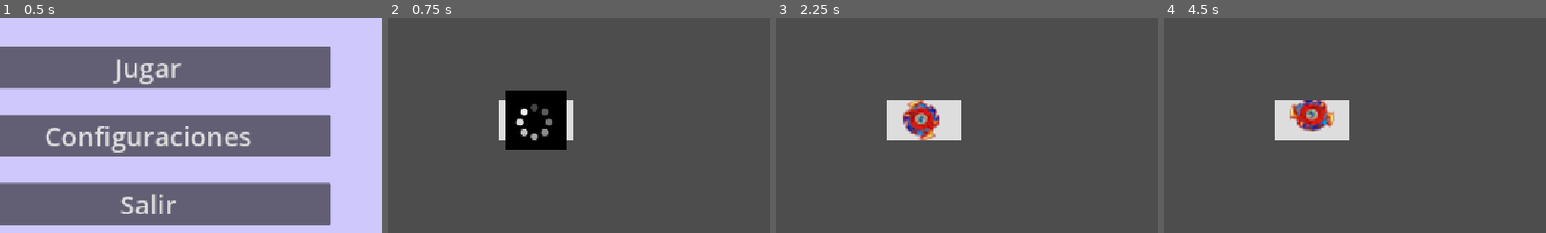
Above: before the commit, frames 1-4 (left to right).
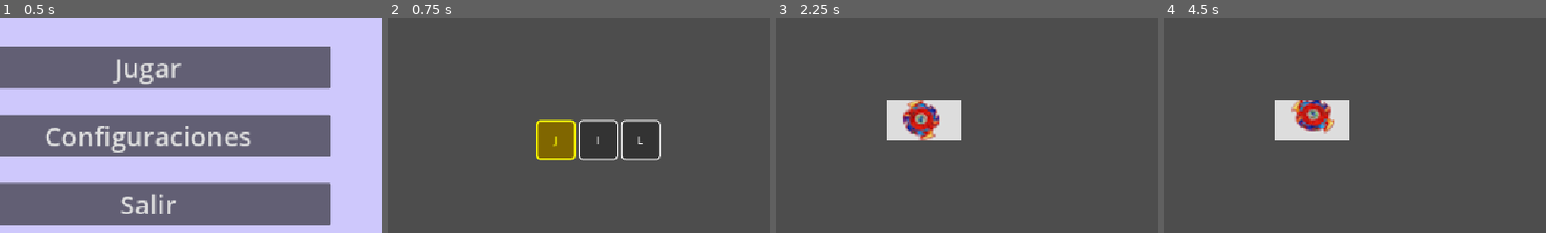
Above: after the commit, the same moments.

Repository: Bakudi/Jam_Juniperdev-spin
Game: Godot game, scene res://Scenes/menu.tscn
Two runs of this game, one before a commit and one after it. Both use one fixed random seed, a clock stepped at 60 frames per second and the inputs below. Sound files missing from this copy of the repository are replaced by a short silence.
Inputs:
- Up to frame 1 (0.5 s): no input
- Up to frame 2 (0.75 s): click "Jugar" at 0.5 s
- Up to frame 3 (2.25 s): tap Enter at 1.25 s; tap A (A) at 1.35 s; tap B (B) at 1.55, 2.1 s; tap Space (Iniciar) at 2 s
- Up to frame 4 (4.5 s): tap C (C) at 2.3, 2.85 s; tap D (D) at 3.05, 3.6 s; tap E (E) at 3.8, 4.35 s
The pictures show only the part of the screen within x 31-81%, y 26-76%; the shares and areas given below are measured in that part.

Frame 1 is identical in both runs. In frame 2, 9.5% of the frame differs, in the area x 29-72%, y 33-67%; in frame 3, nothing differs; in frame 4, 1.1%.

Commit message:
add: entretiempo y funcionalidad

Diff:
--- /dev/null
+++ b/Scenes/EntreTiempo.tscn
@@ -0,0 +1,16 @@
+[gd_scene format=3 uid="uid://bk4eax874656o"]
+
+[ext_resource type="Script" uid="uid://bk1vgdvcehgnt" path="res://Scenes/entre_tiempo.gd" id="1_tmmgi"]
+
+[node name="EntreTiempo" type="Node2D" unique_id=97347764]
+script = ExtResource("1_tmmgi")
+
+[node name="Camera2D" type="Camera2D" parent="." unique_id=1450790638]
+position = Vector2(579, 325)
+
+[node name="ContenedorTeclas" type="HBoxContainer" parent="Camera2D" unique_id=2117277540]
+offset_right = 40.0
+offset_bottom = 40.0
+
+[node name="LabelTeclaActiva" type="Label" parent="Camera2D/ContenedorTeclas" unique_id=2001441242]
+layout_mode = 2
--- /dev/null
+++ b/Scenes/GameState.tscn
@@ -0,0 +1,6 @@
+[gd_scene format=3 uid="uid://bhmyeu657lyqo"]
+
+[ext_resource type="Script" uid="uid://3ig8lc5lvmst" path="res://Scenes/game_state.gd" id="1_6swv3"]
+
+[node name="GameState" type="Node2D" unique_id=443844799]
+script = ExtResource("1_6swv3")
--- a/Scenes/Player/logica_tiempo.gd
+++ b/Scenes/Player/logica_tiempo.gd
@@ -33,9 +33,24 @@
 var niveles_restantes: Array = []
 
 func _ready():
-	PuntuacionVidas.reiniciar()
-	fill_shuffled()
-	crear_nivel()
+	if GameState.auto_iniciar:
+		GameState.auto_iniciar = false
+		niveles_restantes = GameState.niveles_restantes.duplicate()
+		nivel_actual_index = GameState.nivel_index_siguiente
+		nivel_actual_instancia = NIVELES[nivel_actual_index].instantiate()
+		add_child(nivel_actual_instancia)
+		input_registrado = false
+		$Input_Timer.wait_time = randf_range(1, 1.5)
+		randomStart_Await = randi_range(1, 2)
+		arreglo_utilizado = GameState.arreglo_utilizado.duplicate()
+		random_start = GameState.random_start
+		$Global_Timer.wait_time = ($Input_Timer.wait_time + randomStart_Await) * arreglo_utilizado.size() + 1
+		_iniciar_con_animacion()
+	else:
+		PuntuacionVidas.reiniciar()
+		fill_shuffled()
+		_preparar_siguiente_nivel()
+		get_tree().change_scene_to_file("res://Scenes/EntreTiempo.tscn")
 
 func fill_shuffled():
 	niveles_restantes = range(NIVELES.size())
@@ -45,7 +60,7 @@
 	if niveles_restantes.is_empty():
 		fill_shuffled()
 
-	randomStart_Await= randi_range(1,1.5)
+	randomStart_Await = randi_range(1, 2)
 	$Input_Timer.stop()
 	$Global_Timer.stop()
 	$Input_Timer.wait_time = randf_range(1, 1.5)
@@ -65,33 +80,54 @@
 	var random_array = randi_range(0, script_dif.arreglo_envio.size() - 1)
 	arreglo_utilizado = script_dif.arreglo_envio[random_array]
 	random_start = randi_range(0, arreglo_utilizado.size() - 1)
-	print(arreglo_utilizado,random_start)
-	$Global_Timer.wait_time = ($Input_Timer.wait_time + randomStart_Await)*arreglo_utilizado.size() + 1
+	print(arreglo_utilizado, random_start)
+	$Global_Timer.wait_time = ($Input_Timer.wait_time + randomStart_Await) * arreglo_utilizado.size() + 1
+
+func _preparar_siguiente_nivel():
+	if niveles_restantes.is_empty():
+		fill_shuffled()
+
+	var nuevo_index = niveles_restantes.pop_front()
+	while nuevo_index == nivel_actual_index:
+		nuevo_index = randi_range(0, NIVELES.size() - 1)
+
+	script_dif.definir_dificultad()
+	var random_array = randi_range(0, script_dif.arreglo_envio.size() - 1)
+	var arreglo_siguiente = script_dif.arreglo_envio[random_array]
+	var start_siguiente = randi_range(0, arreglo_siguiente.size() - 1)
+
+	print("PREPARANDO NIVEL - arreglo: ", arreglo_siguiente, " start: ", start_siguiente)
+
+	GameState.nivel_index_siguiente = nuevo_index
+	GameState.arreglo_utilizado = arreglo_siguiente.duplicate()
+	GameState.random_start = start_siguiente
+	GameState.niveles_restantes = niveles_restantes.duplicate()
+
 func _process(delta: float) -> void:
-
 	if Input.is_action_just_pressed("Iniciar") and $Global_Timer.time_left <= 0:
 		_iniciar_con_animacion()
 
 	if $Global_Timer.time_left <= 0:
 		return
+
+	if input_registrado:
+		return
+
 	var en_ventana: bool = $Input_Timer.time_left > 0
-	#Avisar la tecla a la persona - Pendiente
 	for tecla in arreglo_utilizado:
 		if Input.is_action_just_pressed(tecla):
-			if en_ventana and not input_registrado and tecla == arreglo_utilizado[random_start]:
+			if en_ventana and tecla == arreglo_utilizado[random_start]:
 				input_registrado = true
 				nivel_actual_instancia.get_node("AnimatedSprite2D").play("bien")
 				await nivel_actual_instancia.get_node("AnimatedSprite2D").animation_finished
 				nivel_actual_instancia.get_node("AnimatedSprite2D").play("idle")
-
 			else:
 				input_registrado = true
 				nivel_actual_instancia.get_node("AnimatedSprite2D").play("mal")
 				await nivel_actual_instancia.get_node("AnimatedSprite2D").animation_finished
 				nivel_actual_instancia.get_node("AnimatedSprite2D").play("idle")
-				print("Hijueputa")
 				perder_vida()
-
+			break
 
 func _iniciar_con_animacion() -> void:
 	animacion_inicio.visible = true
@@ -108,19 +144,16 @@
 	var duracion_original: float = audio_actual.stream.get_length()
 	var nueva_velocidad: float = duracion_original / duracion_deseada
 
-	# 1. Modificamos la velocidad física del audio
 	audio_actual.pitch_scale = nueva_velocidad
 
-	# 2. Corregimos el tono usando el efecto del bus personalizado
 	var bus_index = AudioServer.get_bus_index("PitchShift")
 	var efecto_pitch = AudioServer.get_bus_effect(bus_index, 0)
 	efecto_pitch.pitch_scale = 1.0 / nueva_velocidad
 
-	# 3. Le damos play al audio y al timer
 	print("sonido de inicio del juego")
 	audio_actual.play()
 	$Input_Timer.start()
-	print(arreglo_utilizado,random_start)
+	print(arreglo_utilizado, random_start)
 
 func perder_vida():
 	PuntuacionVidas.bajarVidas()
@@ -128,20 +161,19 @@
 	nivel_actual_instancia.get_node("AnimatedSprite2D").play("mal")
 	await nivel_actual_instancia.get_node("AnimatedSprite2D").animation_finished
 	nivel_actual_instancia.get_node("AnimatedSprite2D").play("idle")
-	if PuntuacionVidas.vida <=0:
+	if PuntuacionVidas.vida <= 0:
 		nivel_actual_instancia.get_node("AnimatedSprite2D").play("pierde")
 		await nivel_actual_instancia.get_node("AnimatedSprite2D").animation_finished
 		get_tree().change_scene_to_file("res://Scenes/menu.tscn")
 
 func _on_input_timer_timeout() -> void:
-	if $Global_Timer.time_left > 0 and $Global_Timer.time_left-$Input_Timer.time_left >= 0:
-
+	if $Global_Timer.time_left > 0 and $Global_Timer.time_left - $Input_Timer.time_left >= 0:
 		if not input_registrado:
 			print("Malparido")
 			perder_vida()
 			await get_tree().create_timer(randomStart_Await).timeout
 			sum_randomStart()
-			print(arreglo_utilizado,random_start)
+			print(arreglo_utilizado, random_start)
 			$Input_Timer.start()
 			audio_actual.play()
 			return
@@ -154,7 +186,6 @@
 		$Input_Timer.start()
 		audio_actual.play()
 
-
 func sum_randomStart():
 	if random_start >= arreglo_utilizado.size() - 1:
 		random_start = 0
@@ -167,4 +198,5 @@
 	PuntuacionVidas.subirPuntuacion()
 	nivel_actual_instancia.get_node("AnimatedSprite2D").play("gana")
 	await nivel_actual_instancia.get_node("AnimatedSprite2D").animation_finished
-	crear_nivel()
+	_preparar_siguiente_nivel()
+	get_tree().change_scene_to_file("res://Scenes/EntreTiempo.tscn")
--- /dev/null
+++ b/Scenes/entre_tiempo.gd
@@ -0,0 +1,70 @@
+extends Node2D
+
+@onready var camera: Camera2D = $Camera2D
+@onready var contenedor_teclas: HBoxContainer = $Camera2D/ContenedorTeclas
+@onready var label_tecla_activa: Label = $Camera2D/ContenedorTeclas/LabelTeclaActiva
+
+func _ready():
+	_mostrar_teclas()
+
+func _mostrar_teclas():
+	# Limpia cualquier caja previa
+	for hijo in contenedor_teclas.get_children():
+		hijo.queue_free()
+
+	# Crea una caja por cada tecla del arreglo
+	for i in GameState.arreglo_utilizado.size():
+		var tecla = GameState.arreglo_utilizado[i]
+
+		var panel = PanelContainer.new()
+		var label = Label.new()
+		label.text = tecla
+		label.horizontal_alignment = HORIZONTAL_ALIGNMENT_CENTER
+		label.vertical_alignment = VERTICAL_ALIGNMENT_CENTER
+
+		# Resalta la tecla que se debe presionar
+		if i == GameState.random_start:
+			label.add_theme_color_override("font_color", Color.YELLOW)
+			panel.add_theme_stylebox_override("panel", _estilo_resaltado())
+		else:
+			panel.add_theme_stylebox_override("panel", _estilo_normal())
+
+		panel.add_child(label)
+		panel.custom_minimum_size = Vector2(60, 60)
+		contenedor_teclas.add_child(panel)
+
+	# Muestra por separado cuál es la tecla correcta
+	label_tecla_activa.text = "Presiona: " + GameState.arreglo_utilizado[GameState.random_start]
+
+func _estilo_normal() -> StyleBoxFlat:
+	var estilo = StyleBoxFlat.new()
+	estilo.bg_color = Color(0.2, 0.2, 0.2)
+	estilo.border_width_left = 2
+	estilo.border_width_right = 2
+	estilo.border_width_top = 2
+	estilo.border_width_bottom = 2
+	estilo.border_color = Color.WHITE
+	estilo.corner_radius_top_left = 6
+	estilo.corner_radius_top_right = 6
+	estilo.corner_radius_bottom_left = 6
+	estilo.corner_radius_bottom_right = 6
+	return estilo
+
+func _estilo_resaltado() -> StyleBoxFlat:
+	var estilo = StyleBoxFlat.new()
+	estilo.bg_color = Color(0.5, 0.4, 0.0)
+	estilo.border_width_left = 3
+	estilo.border_width_right = 3
+	estilo.border_width_top = 3
+	estilo.border_width_bottom = 3
+	estilo.border_color = Color.YELLOW
+	estilo.corner_radius_top_left = 6
+	estilo.corner_radius_top_right = 6
+	estilo.corner_radius_bottom_left = 6
+	estilo.corner_radius_bottom_right = 6
+	return estilo
+
+func _process(_delta: float) -> void:
+	if Input.is_action_just_pressed("Iniciar"):
+		GameState.auto_iniciar = true
+		get_tree().change_scene_to_file("res://Scenes/Player/node_2d.tscn")
--- /dev/null
+++ b/Scenes/game_state.gd
@@ -0,0 +1,7 @@
+extends Node
+
+var random_start: int = 0
+var arreglo_utilizado: Array = []
+var nivel_index_siguiente: int = 0
+var niveles_restantes: Array = []
+var auto_iniciar: bool = false
--- a/project.godot
+++ b/project.godot
@@ -15,10 +15,15 @@
 config/features=PackedStringArray("4.7", "Mobile")
 config/icon="res://icon.svg"
 
+[audio]
+
+buses/default_bus_layout="uid://brqiuopg2hw1l"
+
 [autoload]
 
 Musica="*uid://caydp1ml24jw6"
 PuntuacionVidas="*uid://b5pma1k660buq"
+GameState="*uid://3ig8lc5lvmst"
 
 [display]
 
Not shown, added: Scenes/entre_tiempo.gd.uid
Not shown, added: Scenes/game_state.gd.uid
